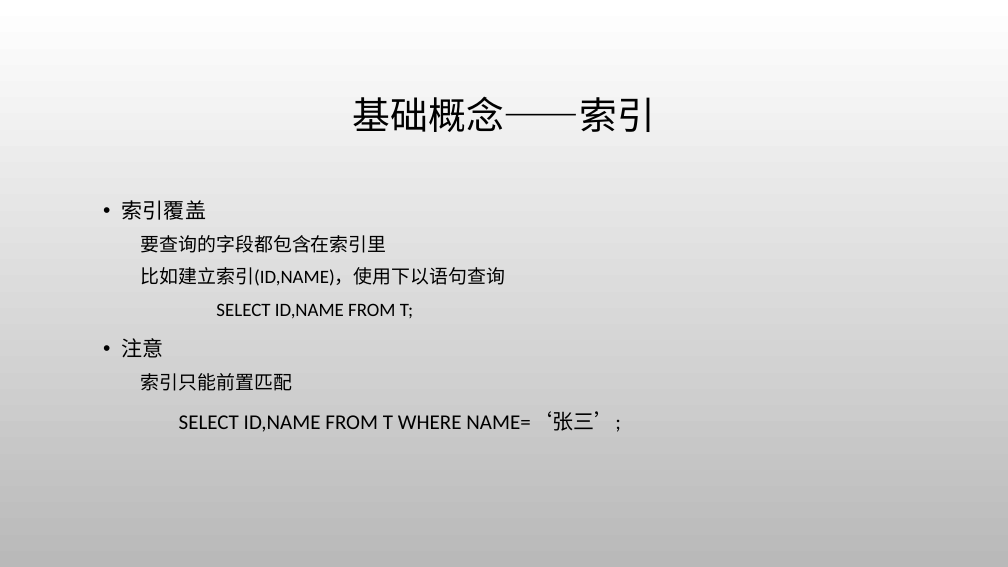
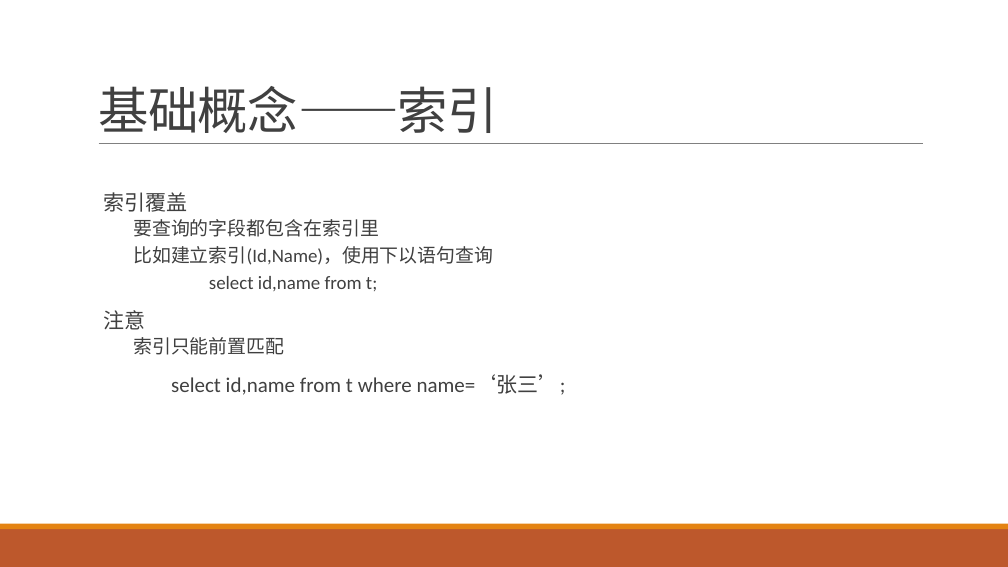
Before and after one commit to jaspone/notes, a slide deck: slide 9 of mysql分享.pptx. Drawn at 1008x567 pixels with LibreOffice and Linux fonts; fonts in the diff are those of the drawing; background and template pictures are left out. Boxes give left, top, right and bottom in pixels: in the first picture for what was removed or moved away, otherwise in the second. Text is boxed around its words. In the diff, an @@ line names an element or a change of style, - is before the commit and + after.

```diff
--- a/mysql分享.pptx
+++ b/mysql分享.pptx
@@ background picture (left out) to #FFFFFF @@
@@ title "基础概念——索引": place and size @@
-title "基础概念——索引" at box(353, 96, 655, 132)
+title "基础概念——索引" at box(98, 86, 498, 133)
@@ title "基础概念——索引" at box(98, 86, 498, 133): size 36 to 48 pt, text colour #000000 to #404040, letter spacing 0 to -0.5 pt; alignment centre to left; line spacing 0.9 to 0.85; vertical alignment middle to bottom @@
@@ line added from (99, 144) to (923, 144), #808080 0.5 pt @@
@@ text at box(103, 192, 379, 355): text colour #000000 to #404040 in "索引覆盖", "要查询的字段都包含在索引里", "注意", "索引只能前置匹配"; bullet • to  ; line spacing 1.2 to 0.9; more space between paragraphs; bullet colour #000000 to #E48312 @@
@@ text at box(133, 246, 493, 291): text changed; text colour #000000 to #404040 @@
-  比如建立索引(ID,NAME)，使用下以语句查询
-  SELECT ID,NAME FROM T;
+  比如建立索引(Id,Name)，使用下以语句查询
+  select id,name from t;
@@ text at box(171, 374, 566, 395): text changed; text colour #000000 to #404040 @@
-SELECT ID,NAME FROM T WHERE NAME=‘张三’;
+select id,name from t where name=‘张三’;
@@ rectangle added at box(0, 529, 1008, 567), fill #BD582C @@
@@ rectangle added at box(0, 524, 1008, 529), fill #E48312 @@
```
Also in this commit, not shown: 40 other slides changed.
